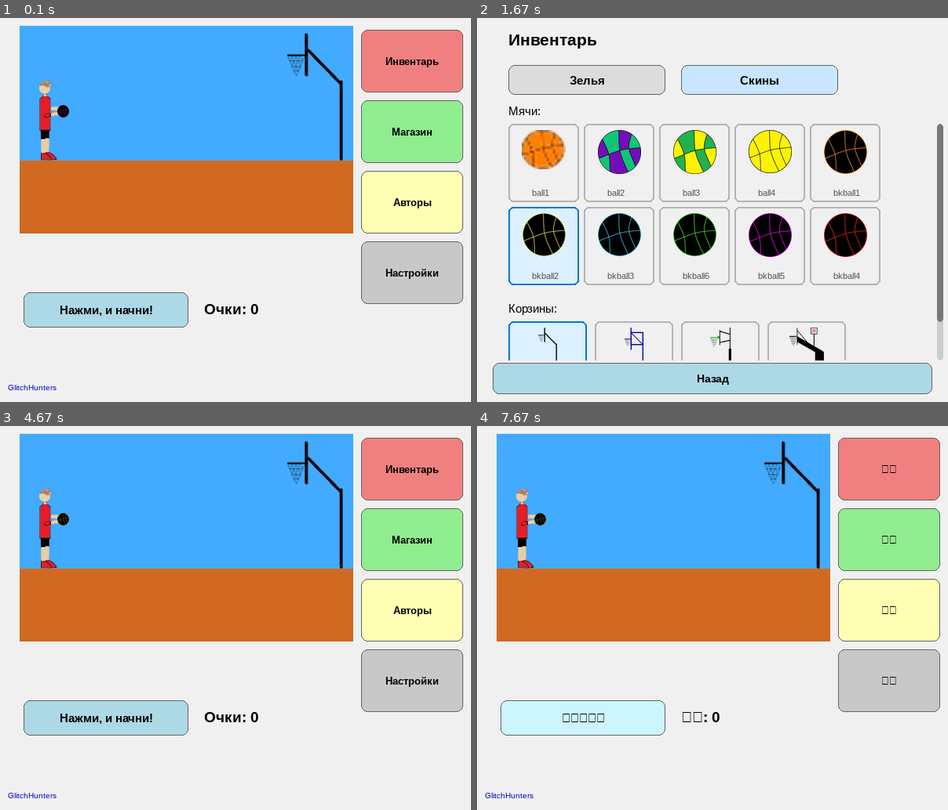
Above: before the commit, frames 1-4 (two rows, left to right).
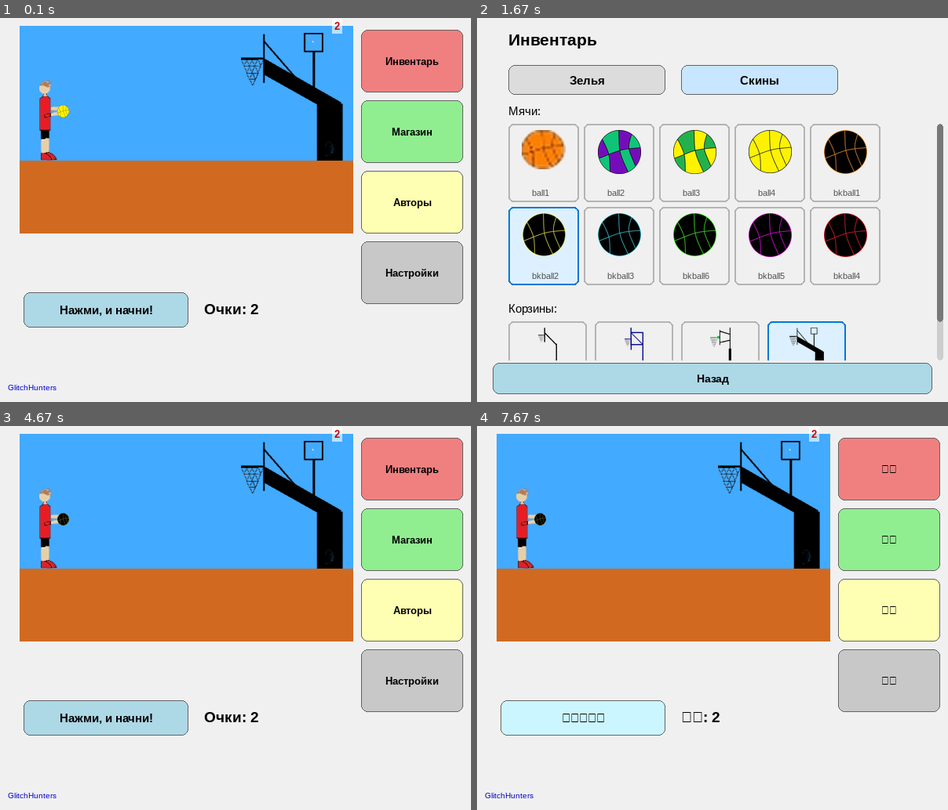
Above: after the commit, the same moments.

Repository: VectorHawk22/RoutesNN
Game: pygame game, started from version1_1/aaaaa_clicker(Seryozha's).pygame/main.py
Two runs of this game, one before a commit and one after it. Both use one fixed random seed, a clock stepped at 60 frames per second and the inputs below.
Inputs (mouse positions are in pixels of both pictures, inside the frame that each line leads up to):
- Up to frame 1 (0.1 s): no input
- Up to frame 2 (1.67 s): click "Инвентарь" at 0.38 s; click "Скины" at 0.72 s; press the mouse at (542, 244) at 1.03 s; move the mouse to (590, 163) at 1.13 s; release the mouse at (637, 83) at 1.27 s; press the mouse at (759, 79) at 1.37 s; move the mouse to (712, 175) at 1.47 s; release the mouse at (665, 271) at 1.6 s
- Up to frame 3 (4.67 s): press the mouse at (108, 487) at 1.7 s; move the mouse to (113, 560) at 1.8 s; release the mouse at (122, 633) at 1.93 s; press the mouse at (94, 706) at 2.03 s; move the mouse to (131, 717) at 2.13 s; release the mouse at (164, 729) at 2.27 s; press the mouse at (235, 786) at 2.37 s; move the mouse to (249, 664) at 2.47 s; release the mouse at (263, 541) at 2.6 s; press the mouse at (414, 541) at 2.7 s; move the mouse to (277, 533) at 2.8 s; release the mouse at (146, 525) at 2.93 s; click "Кастом" at 3.05 s; click (315, 491) at 3.38 s; press the mouse at (226, 483) at 3.7 s; move the mouse to (259, 579) at 3.8 s; release the mouse at (292, 671) at 3.93 s; click (65, 475) at 4.05 s; press the mouse at (235, 786) at 4.37 s; move the mouse to (268, 760) at 4.47 s; release the mouse at (301, 733) at 4.6 s
- Up to frame 4 (7.67 s): click "Настройки" at 4.72 s; press the mouse at (792, 564) at 5.03 s; move the mouse to (750, 606) at 5.13 s; release the mouse at (712, 652) at 5.27 s; click (778, 529) at 5.38 s; press the mouse at (811, 637) at 5.7 s; move the mouse to (820, 679) at 5.8 s; release the mouse at (834, 717) at 5.93 s; press the mouse at (811, 637) at 6.03 s; move the mouse to (783, 625) at 6.13 s; release the mouse at (759, 614) at 6.27 s; click "重置进度" at 6.38 s; click (759, 664) at 6.72 s; press the mouse at (764, 667) at 7.03 s; move the mouse to (801, 671) at 7.13 s; release the mouse at (834, 675) at 7.27 s; press the mouse at (712, 786) at 7.37 s; move the mouse to (641, 756) at 7.47 s; release the mouse at (571, 725) at 7.6 s

The runs differ from the first frame. In frame 1, 2.2% of the frame differs, in the area x 12-73%, y 1-78%; in frame 2, 0.3%; in frame 3, 2.1%; in frame 4, 2.1%.

Commit message:
баг с кольцом с счетчиком

Diff:
--- a/version1_1/aaaaa_clicker(Seryozha's).pygame/gui/game.py
+++ b/version1_1/aaaaa_clicker(Seryozha's).pygame/gui/game.py
@@ -187,6 +187,24 @@
         elif self.result_type == "miss":
             render_text(surface, tr["miss"], font_result, (200, 0, 0), 30, 285, 400)
 
+        # Live score counter drawn at the basket backboard (top-right of the
+        # court). Replaces the old static "25" decal that used to be baked into
+        # basket2.png - now it shows the real current score.
+        font_score = get_font(13, bold=True)
+        score_txt = str(self.app.game.get_points())
+        score_surf = font_score.render(score_txt, True, (200, 0, 0))
+        c = self.court_success
+        br_right = COURT_X + c._basket_left_x + c.basket_w
+        br_top = COURT_Y + c._sky_h - c.basket_h
+        score_x = br_right - score_surf.get_width() - 4
+        score_y = max(3, br_top - score_surf.get_height() - 2)
+        box = pygame.Rect(score_x - 3, score_y - 2,
+                          score_surf.get_width() + 6, score_surf.get_height() + 4)
+        bbox = pygame.Surface((box.w, box.h), pygame.SRCALPHA)
+        bbox.fill((255, 255, 255, 160))
+        surface.blit(bbox, (box.x, box.y))
+        surface.blit(score_surf, (score_x, score_y))
+
         if self.game_state == "result":
             score_text = tr["score_message"].format(self.click_count)
             render_text(surface, score_text, font_result, (0, 0, 200), 30, 310, 400)
--- a/version1_1/aaaaa_clicker(Seryozha's).pygame/save.json
+++ b/version1_1/aaaaa_clicker(Seryozha's).pygame/save.json
@@ -1,5 +1,5 @@
 {
-    "points": 0,
+    "points": 2,
     "potion_active": false,
     "potion_end_time": null
 }
--- a/version1_1/aaaaa_clicker(Seryozha's).pygame/settings.json
+++ b/version1_1/aaaaa_clicker(Seryozha's).pygame/settings.json
@@ -1,8 +1,8 @@
 {
     "sound": true,
     "language": "Русский",
-    "skin_ball": "bkball5.png",
-    "skin_basket": "basket.png",
+    "skin_ball": "ball4.png",
+    "skin_basket": "basket2.png",
     "inventory_balls": [
         "ball1.png",
         "ball2.png",
@@ -24,5 +24,5 @@
         "bkball4.png"
     ],
     "inventory_csballs": [],
-    "_v": "bcd1721162928c81f2b7f657a5cf04074c8b49e380fba98002c5455c88ff4306"
+    "_v": "0a0fc9ca75bca2e626b7187c0728e7017d043f19be6f6c691c5fd0ac3b3ed875"
 }
--- a/version1_1/aaaaa_clicker_apk(Seryozha's).pygame/gui/game.py
+++ b/version1_1/aaaaa_clicker_apk(Seryozha's).pygame/gui/game.py
@@ -187,6 +187,24 @@
         elif self.result_type == "miss":
             render_text(surface, tr["miss"], font_result, (200, 0, 0), 30, 285, 400)
 
+        # Live score counter drawn at the basket backboard (top-right of the
+        # court). Replaces the old static "25" decal that used to be baked into
+        # basket2.png - now it shows the real current score.
+        font_score = get_font(13, bold=True)
+        score_txt = str(self.app.game.get_points())
+        score_surf = font_score.render(score_txt, True, (200, 0, 0))
+        c = self.court_success
+        br_right = COURT_X + c._basket_left_x + c.basket_w
+        br_top = COURT_Y + c._sky_h - c.basket_h
+        score_x = br_right - score_surf.get_width() - 4
+        score_y = max(3, br_top - score_surf.get_height() - 2)
+        box = pygame.Rect(score_x - 3, score_y - 2,
+                          score_surf.get_width() + 6, score_surf.get_height() + 4)
+        bbox = pygame.Surface((box.w, box.h), pygame.SRCALPHA)
+        bbox.fill((255, 255, 255, 160))
+        surface.blit(bbox, (box.x, box.y))
+        surface.blit(score_surf, (score_x, score_y))
+
         if self.game_state == "result":
             score_text = tr["score_message"].format(self.click_count)
             render_text(surface, score_text, font_result, (0, 0, 200), 30, 310, 400)
Binary file changed: version1_1/aaaaa_clicker(Seryozha's).pygame/animation/basket2.png
Binary file added: version1_1/aaaaa_clicker(Seryozha's).pygame/animation/basket2_clean_backup.png
Binary file changed: version1_1/aaaaa_clicker_apk(Seryozha's).pygame/animation/basket2.png
Binary file added: version1_1/aaaaa_clicker_apk(Seryozha's).pygame/animation/basket2_clean_backup.png
